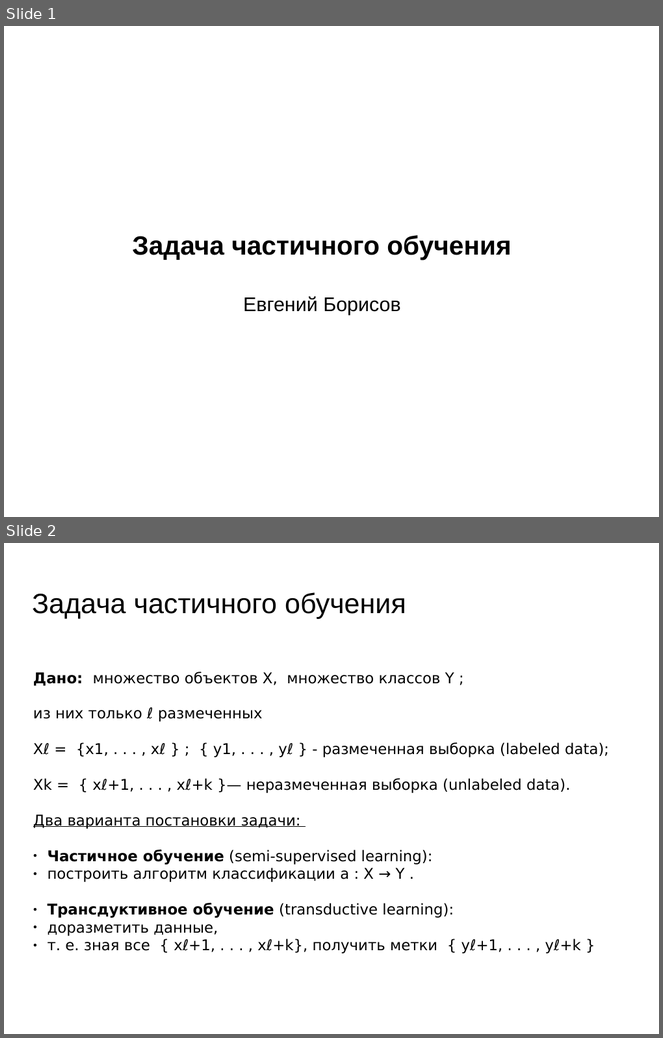
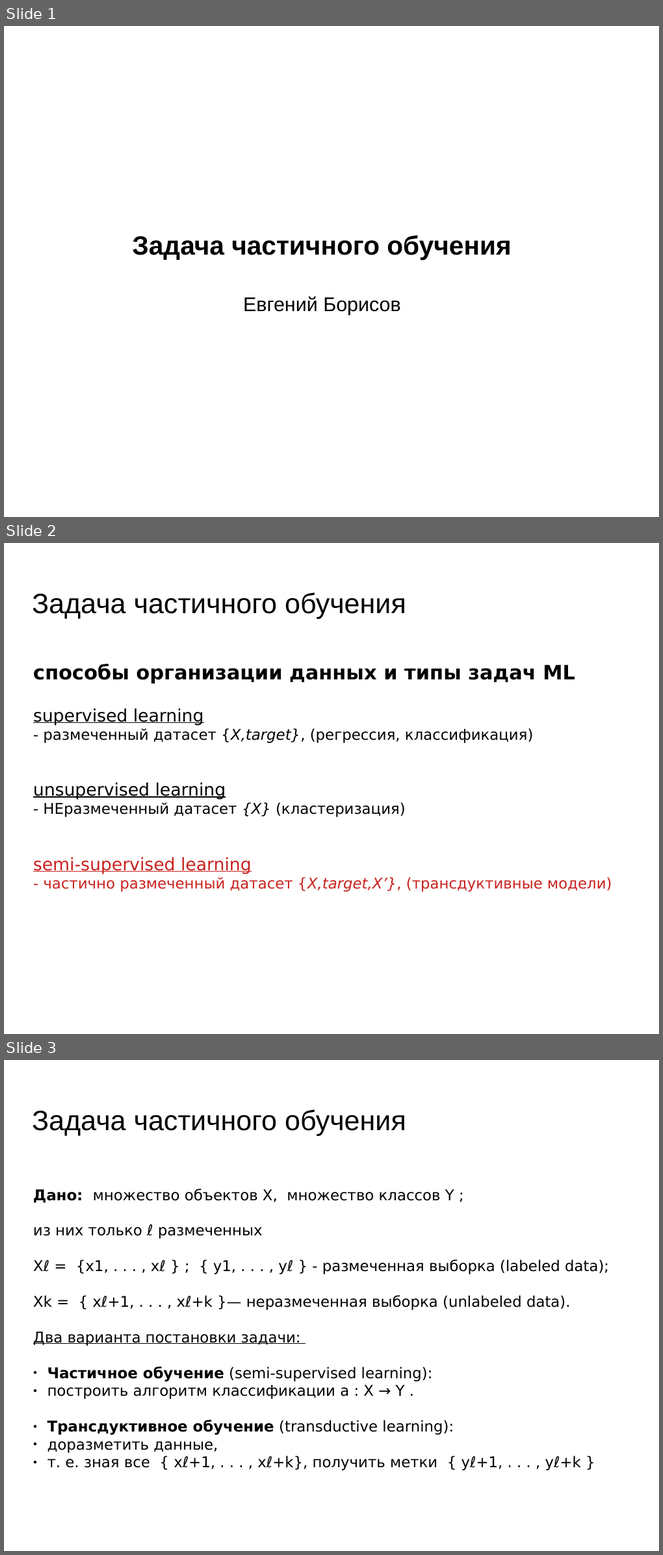
Before and after one commit to mechanoid5/ml_lectorium_legacy, a slide deck: 33-trunsductive-learning.odp. Shown one above the other, each under a label of ours: slides 1 and 2 before the commit, slides 1, 2 and 3 after it. The pictures are 663x1038 and 663x1555 pixels, drawn with LibreOffice and Linux fonts; fonts in the diff are those of the drawing; background and template pictures are left out. Boxes give left, top, right and bottom in pixels: in the first picture for what was removed or moved away, otherwise in the second. Text is boxed around its words. In the diff, an @@ line names an element or a change of style, - is before the commit and + after.

```diff
--- a/33-trunsductive-learning.odp
+++ b/33-trunsductive-learning.odp
@@ slide 2 added at bbox=[4, 543, 659, 1034], background picture (left out) @@
@@ title added at bbox=[32, 592, 406, 618], 33.9 pt, text #000000 @@
+Задача частичного обучения
@@ text added at bbox=[33, 664, 612, 892], 18 pt, text #000000 @@
+способы организации данных и типы задач ML
+supervised learning
+- размеченный датасет {X,target}, (регрессия, классификация)
+unsupervised learning
+- НЕразмеченный датасет {X} (кластеризация)
+semi-supervised learning
+- частично размеченный датасет {X,target,X’}, (трансдуктивные модели)
@@ what was slide 2 is now slide 3 @@
```
Also in this commit, not shown: 3 other files.
